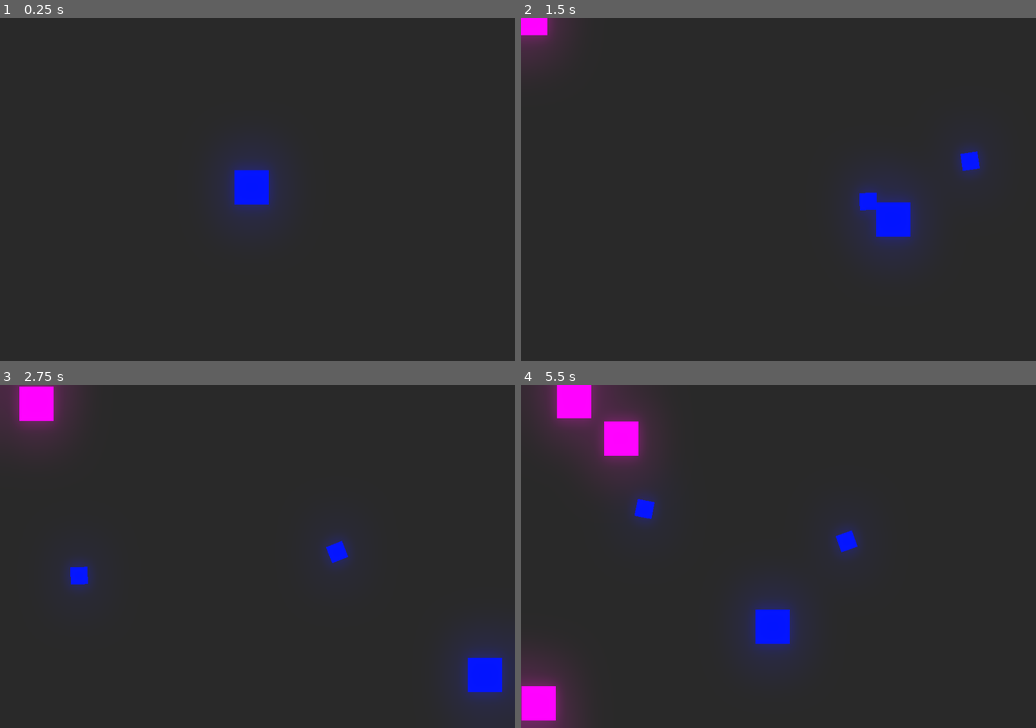
Above: before the commit, frames 1-4 (two rows, left to right).
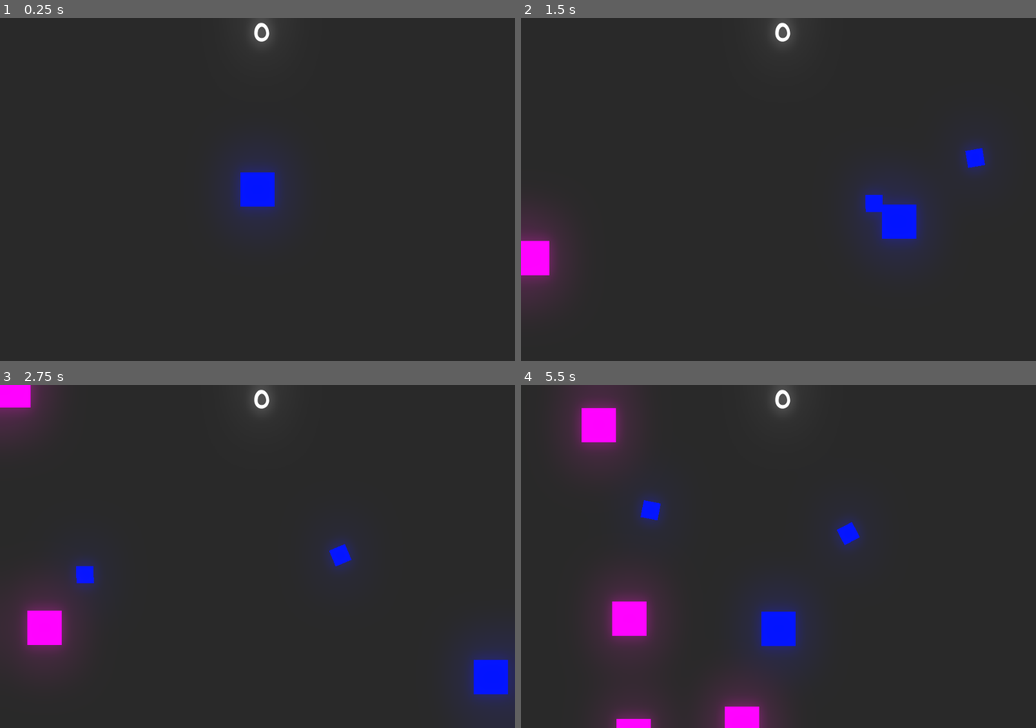
Above: after the commit, the same moments.

Repository: xinyer/game-WaveShoot
Game: Godot game, scene res://Arena.tscn
Two runs of this game, one before a commit and one after it. Both use one fixed random seed, a clock stepped at 60 frames per second and the inputs below.
Inputs (mouse positions are in pixels of both pictures, inside the frame that each line leads up to):
- Up to frame 1 (0.25 s): no input
- Up to frame 2 (1.5 s): tap Enter at 0.5 s; move the mouse to (891, 172) at 0.52 s; hold Right (ui_right) 0.53-1.28 s; click (891, 172) at 0.6 s; move the mouse to (675, 206) at 1.27 s; hold Down (ui_down) from 1.28 s (still down); click (675, 206) at 1.35 s
- Up to frame 3 (2.75 s): move the mouse to (309, 481) at 2.02 s; release Down (ui_down) at 2.03 s; hold Right (ui_right) from 2.03 s (still down); click (309, 481) at 2.1 s
- Up to frame 4 (5.5 s): move the mouse to (752, 625) at 2.77 s; release Right (ui_right) at 2.78 s; hold Up (ui_up) 2.78-3.53 s; click (752, 625) at 2.85 s; move the mouse to (933, 607) at 3.52 s; hold Left (ui_left) 3.53-5.03 s; click (933, 607) at 3.6 s; move the mouse to (624, 505) at 4.27 s; click (624, 505) at 4.35 s; move the mouse to (804, 556) at 5.02 s; hold Down (ui_down) from 5.03 s (still down); click (804, 556) at 5.1 s

The runs differ from the first frame. In frame 1, 0.6% of the frame differs, in the area x 45-54%, y 0-56%; in frame 2, 2.9%; in frame 3, 3.7%; in frame 4, 7.8%, in the area x 0-66%, y 0-100%.

Commit message:
Add score label, restart game if player dead

Diff:
--- a/Arena.gd
+++ b/Arena.gd
@@ -18,7 +18,7 @@
 func _on_EnemySpawnTimer_timeout():
 	var enemy_postion = Vector2(rand_range(-RANGE, window_size.x + RANGE), rand_range(-RANGE, window_size.y + RANGE))
 	# create enemy positon again if position in viewport
-	while enemy_postion.x > 0 and enemy_postion.x < window_size.x or enemy_postion.y > 0 and enemy_postion.y < window_size.y:
+	while enemy_postion.x > 0 and enemy_postion.x < window_size.x and enemy_postion.y > 0 and enemy_postion.y < window_size.y:
 		enemy_postion = Vector2(rand_range(-RANGE, window_size.x + RANGE), rand_range(-RANGE, window_size.y + RANGE))
 
 	Global.instance_node(enemy, enemy_postion, self)
--- a/Arena.tscn
+++ b/Arena.tscn
@@ -1,7 +1,9 @@
-[gd_scene load_steps=4 format=2]
+[gd_scene load_steps=7 format=2]
 
 [ext_resource path="res://Player.tscn" type="PackedScene" id=1]
 [ext_resource path="res://Arena.gd" type="Script" id=2]
+[ext_resource path="res://assets/KiriFont.ttf" type="DynamicFontData" id=3]
+[ext_resource path="res://ScoreLabel.gd" type="Script" id=4]
 
 [sub_resource type="Environment" id=1]
 background_mode = 4
@@ -11,15 +13,30 @@
 glow_blend_mode = 0
 glow_bicubic_upscale = true
 
+[sub_resource type="DynamicFont" id=2]
+size = 40
+font_data = ExtResource( 3 )
+
 [node name="Arena" type="Node2D"]
 script = ExtResource( 2 )
 
 [node name="Player" parent="." instance=ExtResource( 1 )]
-position = Vector2( 468.916, 316.121 )
 
 [node name="WorldEnvironment" type="WorldEnvironment" parent="."]
 environment = SubResource( 1 )
 
 [node name="EnemySpawnTimer" type="Timer" parent="."]
 autostart = true
+
+[node name="ScoreLabel" type="Label" parent="."]
+margin_right = 960.0
+margin_bottom = 60.0
+custom_fonts/font = SubResource( 2 )
+text = "0"
+align = 1
+valign = 1
+script = ExtResource( 4 )
+__meta__ = {
+"_edit_use_anchors_": false
+}
 [connection signal="timeout" from="EnemySpawnTimer" to="." method="_on_EnemySpawnTimer_timeout"]
--- a/BloodParticles.tscn
+++ b/BloodParticles.tscn
@@ -4,6 +4,7 @@
 [ext_resource path="res://BloodParticles.gd" type="Script" id=2]
 
 [node name="BloodParticles" type="CPUParticles2D"]
+z_index = -5
 lifetime = 0.2
 explosiveness = 1.0
 texture = ExtResource( 1 )
@@ -11,9 +12,9 @@
 gravity = Vector2( 0, 0 )
 initial_velocity = 658.0
 initial_velocity_random = 1.0
-scale_amount = 0.05
+scale_amount = 0.1
 scale_amount_random = 0.12
-color = Color( 1, 0, 0.858824, 0.227451 )
+color = Color( 1, 0, 0.858824, 0.337255 )
 script = ExtResource( 2 )
 
 [node name="FreezeTimer" type="Timer" parent="."]
--- a/Bullet.gd
+++ b/Bullet.gd
@@ -17,4 +17,5 @@
 	queue_free()
 
 func _on_HitBox_area_entered(area):
-	queue_free()
+	if area.is_in_group("Enemy"):
+		queue_free()
--- a/Enemy.gd
+++ b/Enemy.gd
@@ -18,6 +18,7 @@
 	global_position += velocity * SPEED * delta
 
 	if hp == 0:
+		Global.score += 10
 		if Global.node_creation_parent != null:
 			var blood_node = Global.instance_node(blood, global_position, Global.node_creation_parent)
 			blood_node.rotation = velocity.angle()
--- a/Enemy.tscn
+++ b/Enemy.tscn
@@ -11,7 +11,9 @@
 texture = ExtResource( 1 )
 script = ExtResource( 2 )
 
-[node name="HitBox" type="Area2D" parent="."]
+[node name="HitBox" type="Area2D" parent="." groups=[
+"Enemy",
+]]
 visible = false
 
 [node name="CollisionShape2D" type="CollisionShape2D" parent="HitBox"]
--- a/Global.gd
+++ b/Global.gd
@@ -2,6 +2,7 @@
 
 var node_creation_parent = null
 var player = null
+var score = 0
 
 func instance_node(node, location, parent):
 	var node_instance = node.instance()
--- a/Player.gd
+++ b/Player.gd
@@ -5,6 +5,7 @@
 var velocity = Vector2()
 var bullet = preload("res://Bullet.tscn")
 var can_shoot = true
+var is_dead = false
 
 func _ready():
 	Global.player = self
@@ -16,9 +17,11 @@
 	# Player position
 	velocity.x = int(Input.is_action_pressed("ui_right")) - int(Input.is_action_pressed("ui_left"))
 	velocity.y = int(Input.is_action_pressed("ui_down")) - int(Input.is_action_pressed("ui_up"))
-	global_position += SPEED * velocity * delta
 
-	if Input.is_action_just_pressed("click") and Global.node_creation_parent != null and can_shoot:
+	if not is_dead:
+		global_position += SPEED * velocity * delta
+
+	if Input.is_action_just_pressed("click") and Global.node_creation_parent != null and can_shoot and not is_dead:
 		Global.instance_node(bullet, global_position, Global.node_creation_parent)
 		can_shoot = false
 		$ReloadBulletTimer.start()
@@ -26,3 +29,11 @@
 
 func _on_ReloadBulletTimer_timeout():
 	can_shoot = true
+
+
+func _on_HitArea_area_entered(area):
+	if area.is_in_group("Enemy"):
+		visible = false
+		is_dead = true
+		yield(get_tree().create_timer(1), "timeout")
+		get_tree().reload_current_scene()
--- a/Player.tscn
+++ b/Player.tscn
@@ -1,7 +1,10 @@
-[gd_scene load_steps=3 format=2]
+[gd_scene load_steps=4 format=2]
 
 [ext_resource path="res://assets/rect.png" type="Texture" id=1]
 [ext_resource path="res://Player.gd" type="Script" id=2]
+
+[sub_resource type="RectangleShape2D" id=1]
+extents = Vector2( 32, 32 )
 
 [node name="Player" type="Sprite"]
 modulate = Color( 0, 0.0625, 1, 1 )
@@ -12,4 +15,12 @@
 [node name="ReloadBulletTimer" type="Timer" parent="."]
 wait_time = 0.1
 one_shot = true
+
+[node name="HitArea" type="Area2D" parent="."]
+visible = false
+
+[node name="CollisionShape2D" type="CollisionShape2D" parent="HitArea"]
+visible = false
+shape = SubResource( 1 )
 [connection signal="timeout" from="ReloadBulletTimer" to="." method="_on_ReloadBulletTimer_timeout"]
+[connection signal="area_entered" from="HitArea" to="." method="_on_HitArea_area_entered"]
--- /dev/null
+++ b/ScoreLabel.gd
@@ -0,0 +1,6 @@
+extends Label
+
+
+func _process(delta):
+	text = String(Global.score)
+	pass
--- a/project.godot
+++ b/project.godot
@@ -25,8 +25,8 @@
 
 [display]
 
-window/size/width=480
-window/size/height=320
+window/size/width=960
+window/size/height=640
 window/size/test_width=960
 window/size/test_height=640
 window/stretch/aspect="keep"
Binary file added: assets/KiriFont.ttf
